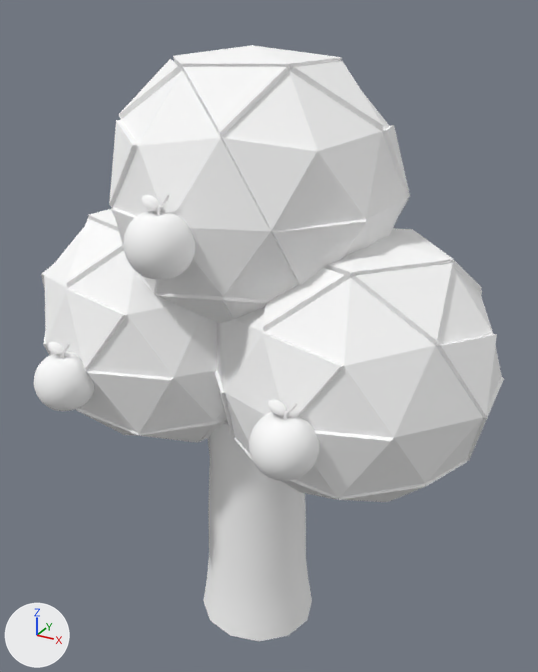
A saved change to the glTF model public/models/trees/tree-5.glb.
Rendered twice from a camera (50 mm lens) standing at (2.68, -4.66, 5.04) and looking at (0.09, 0.05, 2.68). The axes (+X, +Y, +Z) are drawn at lower left. The lights are the same throughout. Where no turn or scale is listed for an object, it has been applied to the vertices. Vertices at the same position are counted once.

In view in the first picture: 'Apple_A', 'Apple_B', 'Apple_C', 'LeafCluster_5A', 'LeafCluster_5B', 'LeafCluster_5C', 'Trunk_Lv5'.
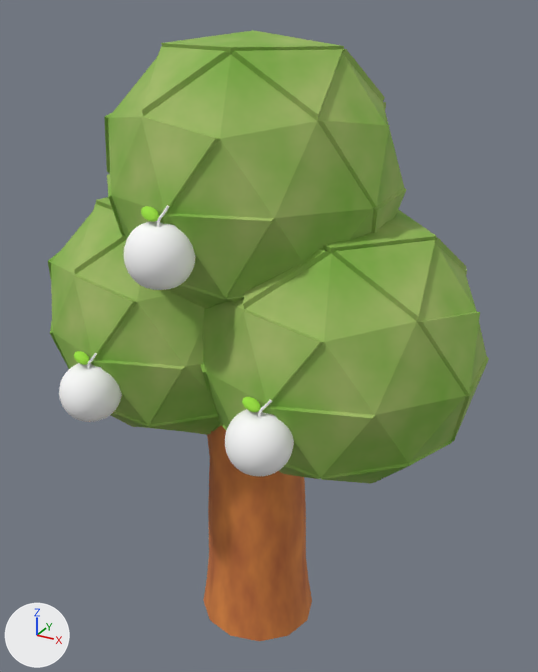
Location of each change, (x1, y1, x2, y2) in pixels of the pictures (538 x 672 px):
'LeafCluster_5C', surface changed, moved, rescaled, turned (white to green): before (109, 45, 410, 324); after (104, 30, 406, 308)
'LeafCluster_5A', surface changed, moved, rescaled (white to green): before (215, 228, 504, 502); after (201, 210, 489, 484)
'LeafCluster_5B', surface changed, moved, rescaled (white to green): before (41, 209, 228, 443); after (48, 197, 221, 435)
'Trunk_Lv5', surface changed (grey to brown): (203, 422, 312, 641) in both
'Apple_A', moved: before (249, 399, 319, 481); after (225, 397, 294, 476)
'Apple_C', recoloured, moved (grey to white): before (124, 194, 195, 280); after (124, 205, 196, 290)
'Apple_B', recoloured, moved: before (34, 342, 94, 411); after (59, 351, 122, 422)
part 2 of me_mesh, recoloured: before (267, 399, 286, 415); after (242, 397, 261, 412)
part 4 of me_mesh_001, recoloured: before (48, 342, 63, 355); after (74, 351, 89, 365)
part 6 of me_mesh_002, recoloured: before (141, 195, 160, 211); after (141, 206, 159, 222)

What changed in the scene script:
```text
Change mat_material_016:
    remove mat_material_016.base_color = (1.0, 1.0, 1.0)  # white #ffffff
    add mat_material_016.texture = img_trunk_color
Change mat_material_017:
    remove mat_material_017.base_color = (1.0, 1.0, 1.0)  # white #ffffff
    add mat_material_017.texture = img_leafcluster_color
Add mat_material_004:
    mat_material_004 = principled_material('Material.004')
    mat_material_004.base_color = (0.351, 0.8, 0.0464)  # green #a0e73d
    mat_material_004.roughness = 0.8
Change me_icosphere_007:
    used by ob_leafcluster_5a; parent = ob_trunk_lv5; location = (2.094, -0.014, 1.724); scale = (2.52, 2.66, 0.969)
    remove me_icosphere_007.from_pydata(...)  # 152 vertices, 300 faces; spans x -1.06..1.04, y -1.06..1.06, z -0.11..1.82
    add me_icosphere_007.from_pydata(...)  # 152 vertices, 300 faces; spans x -1.06..1.04, y -1.06..1.06, z -0.03..1.82
    me_icosphere_007 part 1: texture (UV) coordinates of 300 of 300 faces, centred in x -1.02..1.02, y -1.01..0.99, z -0.06..1.77, changed; they spanned u 0.0..1.0, v 0.0..0.47 and now span u 0.04..0.99, v 0.01..0.97
Change me_mesh:
    where me_mesh.from_pydata(...)  # 18488 vertices, 36832 faces; spans x -0.222..0.222, y -0.222..0.222, z -0.197..0.325
    me_mesh part 2: all 15872 faces that had it switch from mat_material_007 (white #ffffff) to mat_material_004 (green #a0e73d)
Change me_icosphere_008:
    used by ob_leafcluster_5b; parent = ob_trunk_lv5; location = (-2.008, -0.00184, 1.731); scale = (2.52, 2.66, 0.969)
    remove me_icosphere_008.from_pydata(...)  # 152 vertices, 300 faces; spans x -1.06..1.04, y -1.06..1.06, z -0.11..1.82
    add me_icosphere_008.from_pydata(...)  # 152 vertices, 300 faces; spans x -1.06..1.04, y -1.06..1.06, z -0.03..1.82
    me_icosphere_008 part 3: texture (UV) coordinates of 300 of 300 faces, centred in x -1.02..1.02, y -1.01..0.99, z -0.06..1.77, changed; they spanned u 0.0..1.0, v 0.0..0.47 and now span u 0.04..0.99, v 0.01..0.97
Change me_mesh_001:
    where me_mesh_001.from_pydata(...)  # 18488 vertices, 36832 faces; spans x -0.222..0.222, y -0.222..0.222, z -0.197..0.325
    me_mesh_001 part 4: all 15872 faces that had it switch from mat_material_007 (white #ffffff) to mat_material_004 (green #a0e73d)
Change me_icosphere_009:
    used by ob_leafcluster_5c; parent = ob_trunk_lv5; location = (-0.0199, -0.014, 2.861); rotation_euler = (0.0, 0.0, -3.142), in degrees (0, 0, -180); scale = (2.52, 2.66, 0.969)
    remove me_icosphere_009.from_pydata(...)  # 152 vertices, 300 faces; spans x -1.06..1.04, y -1.06..1.06, z -0.11..1.82
    add me_icosphere_009.from_pydata(...)  # 152 vertices, 300 faces; spans x -1.06..1.04, y -1.06..1.06, z -0.03..1.82
    me_icosphere_009 part 5: texture (UV) coordinates of 300 of 300 faces, centred in x -1.02..1.02, y -1.01..0.99, z -0.06..1.77, changed; they spanned u 0.0..1.0, v 0.0..0.47 and now span u 0.04..0.99, v 0.01..0.97
Change me_mesh_002:
    where me_mesh_002.from_pydata(...)  # 18488 vertices, 36832 faces; spans x -0.222..0.222, y -0.222..0.222, z -0.197..0.325
    me_mesh_002 part 6: all 15872 faces that had it switch from mat_material_007 (white #ffffff) to mat_material_004 (green #a0e73d)
Change ob_leafcluster_5a:
    ob_leafcluster_5a.location: (2.094, -0.014, 1.724) -> (1.754, 0.0, 1.835)
    ob_leafcluster_5a.scale: (2.52, 2.66, 0.969) -> (2.55, 2.69, 0.981)
Change ob_apple_a:
    ob_apple_a.location: (0.82, -1.075, 2.519) -> (0.639, -1.075, 2.491)
Change ob_leafcluster_5b:
    ob_leafcluster_5b.location: (-2.008, -0.00184, 1.731) -> (-1.751, 0.0, 1.835)
    ob_leafcluster_5b.scale: (2.52, 2.66, 0.969) -> (2.55, 2.69, 0.981)
Change ob_apple_b:
    ob_apple_b.location: (-1.005, -1.075, 2.519) -> (-0.762, -1.075, 2.497)
Change ob_leafcluster_5c:
    ob_leafcluster_5c.rotation_euler: (0.0, 0.0, -3.142) -> (0.0, 0.0, 0.0)  # degrees (0, 0, -180) -> degrees (0, 0, 0)
    ob_leafcluster_5c.location: (-0.0199, -0.014, 2.861) -> (-0.000126, 0.0, 2.929)
    ob_leafcluster_5c.scale: (2.52, 2.66, 0.969) -> (2.55, 2.69, 0.981)
Change ob_apple_c:
    ob_apple_c.location: (-0.058, -1.075, 3.7) -> (-0.065, -1.075, 3.63)
```
